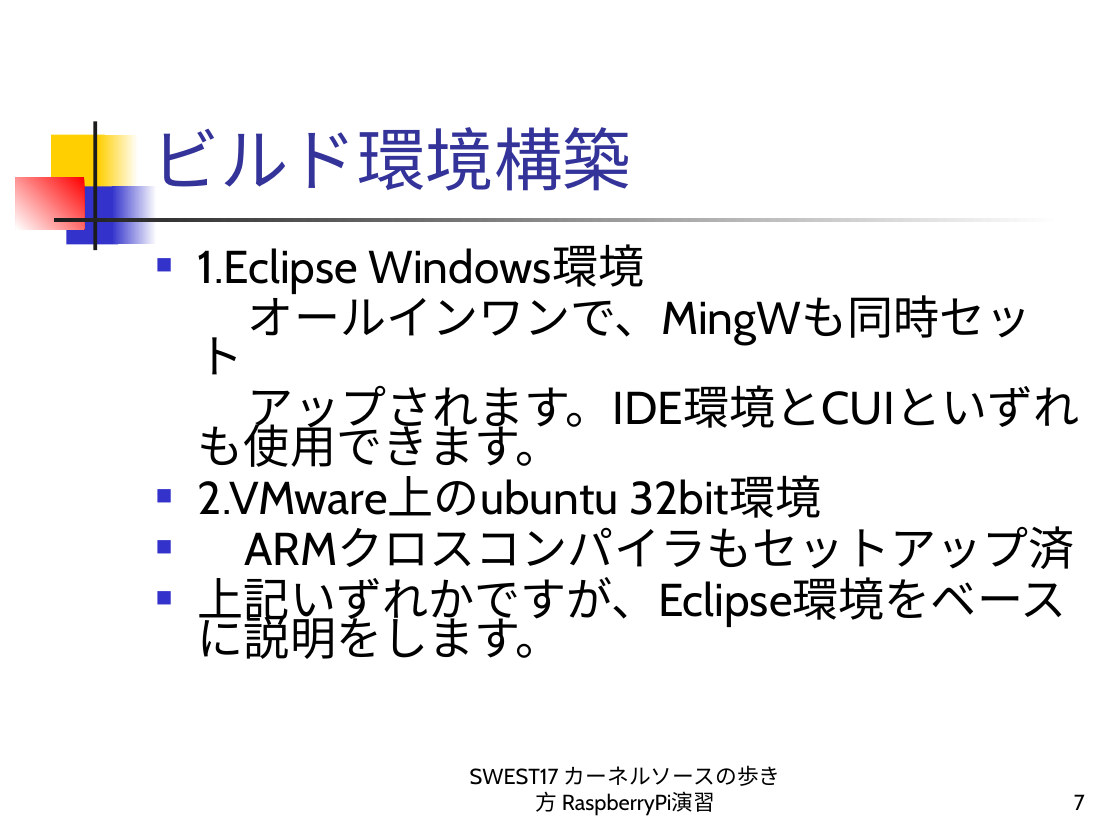
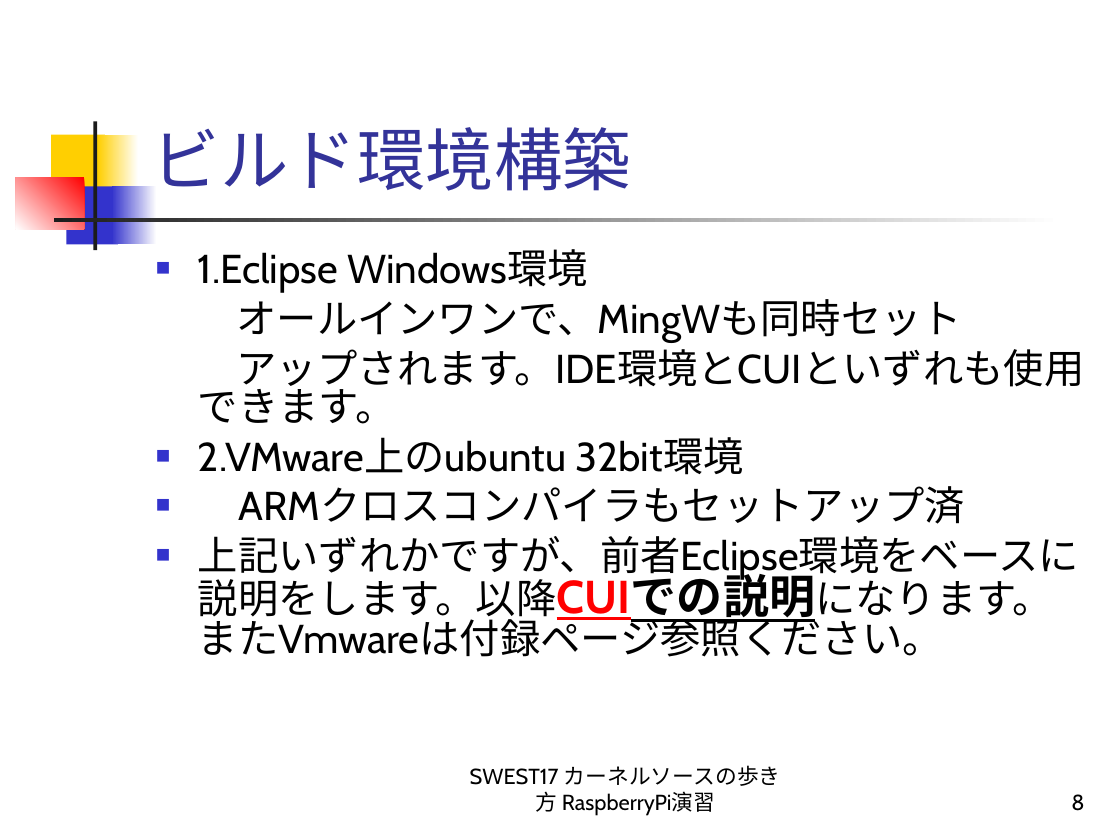
Before and after one commit to alvstakahashi/RPI-SHRINK-SSP-FULL, a slide deck: slide 8 of カーネルソースの歩き方 RaspberryPi演習.ppt (slide 7 before the commit). Drawn at 1120x840 pixels with LibreOffice and Linux fonts; fonts in the diff are those of the drawing. Boxes give left, top, right and bottom in pixels: in the first picture for what was removed or moved away, otherwise in the second. Text is boxed around its words. In the diff, an @@ line names an element or a change of style, - is before the commit and + after.

```diff
--- a/カーネルソースの歩き方 RaspberryPi演習.ppt
+++ b/カーネルソースの歩き方 RaspberryPi演習.ppt
@@ text at box(198, 249, 1084, 524): size 29.6 to 25.9 pt in "1.Eclipse Windows環境", "オールインワンで、MingWも同時セット", "アップされます。IDE環境とCUIといずれも使用できます。", "2.VMware上のubuntu 32bit環境" and 1 more places; line spacing 0.7 to 0.8; less space between paragraphs @@
@@ text at box(198, 536, 1079, 657): text changed; size 29.6 to 25.9 pt @@
-■ 上記いずれかですが、Eclipse環境をベースに説明をします。
+■ 上記いずれかですが、前者Eclipse環境をベースに説明をします。以降CUIでの説明になります。またVmwareは付録ページ参照ください。
@@ page number at box(1071, 794, 1084, 811): text changed @@
-7
+8
```
Also in this commit, not shown: 23 other slides changed, 1 slide added.
